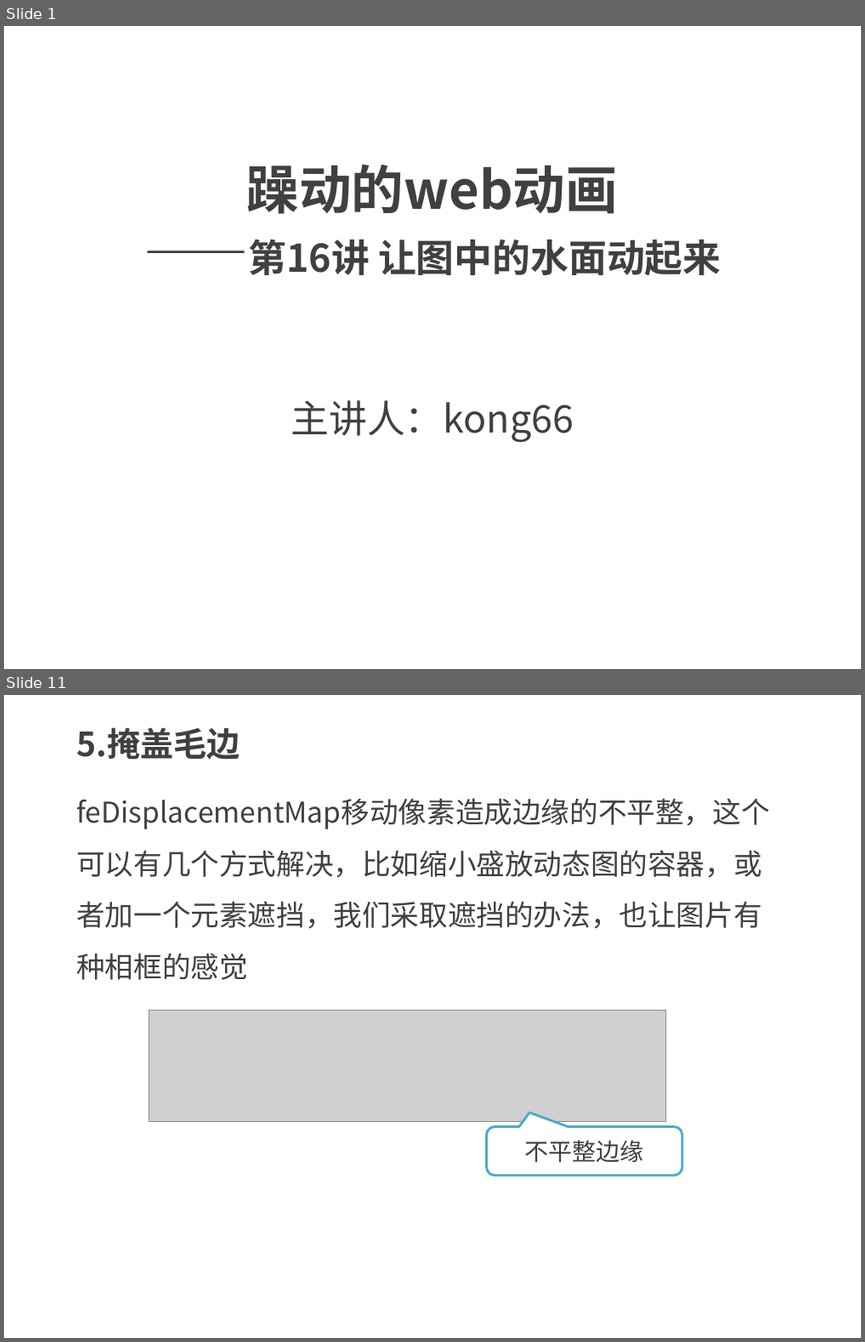
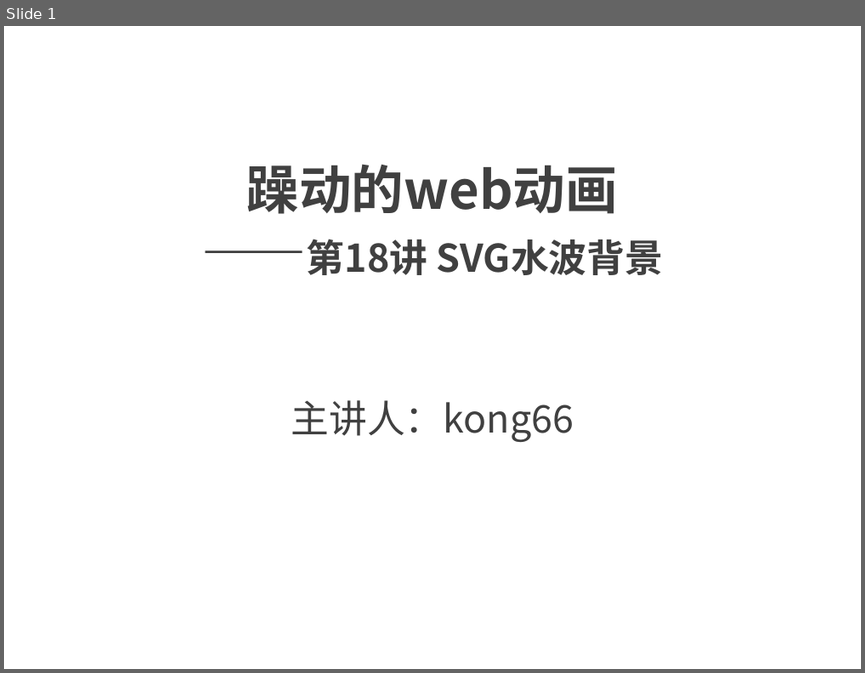
Before and after one commit to kong66/webAni, a slide deck: 18-svg-filter-water-wave/18.pptx. Shown one above the other, each under a label of ours: slides 1 and 11 before the commit, slide 1 after it; the slides between them are not shown. The pictures are 865x1342 and 865x673 pixels, drawn with LibreOffice and Linux fonts; fonts in the diff are those of the drawing; grey boxes stand for pictures. Boxes give left, top, right and bottom in pixels: in the first picture for what was removed or moved away, otherwise in the second. Text is boxed around its words. In the diff, an @@ line names an element or a change of style, - is before the commit and + after.

```diff
--- a/18-svg-filter-water-wave/18.pptx
+++ b/18-svg-filter-water-wave/18.pptx
@@ slide 11 removed at (4, 695, 861, 1338), background #FFFFFF @@
@@ text removed at (76, 727, 239, 760) @@
-5.掩盖毛边
@@ text removed at (76, 798, 769, 980) @@
-feDisplacementMap移动像素造成边缘的不平整，这个可以有几个方式解决，比如缩小盛放动态图的容器，或者加一个元素遮挡，我们采取遮挡的办法，也让图片有种相框的感觉
@@ picture removed at (148, 1009, 665, 1121) @@
@@ rounded speech box removed at (487, 1126, 681, 1174) @@
-不平整边缘
@@ slide 1 changed as well @@
@@ title at (247, 164, 664, 275): text changed @@
-躁动的web动画
-——第16讲 让图中的水面动起来
+躁动的web动画
+——第18讲 SVG水波背景
```
Also in this commit, not shown: 2 other slides changed, 19 slides added, 10 other slides removed, 7 other files.
